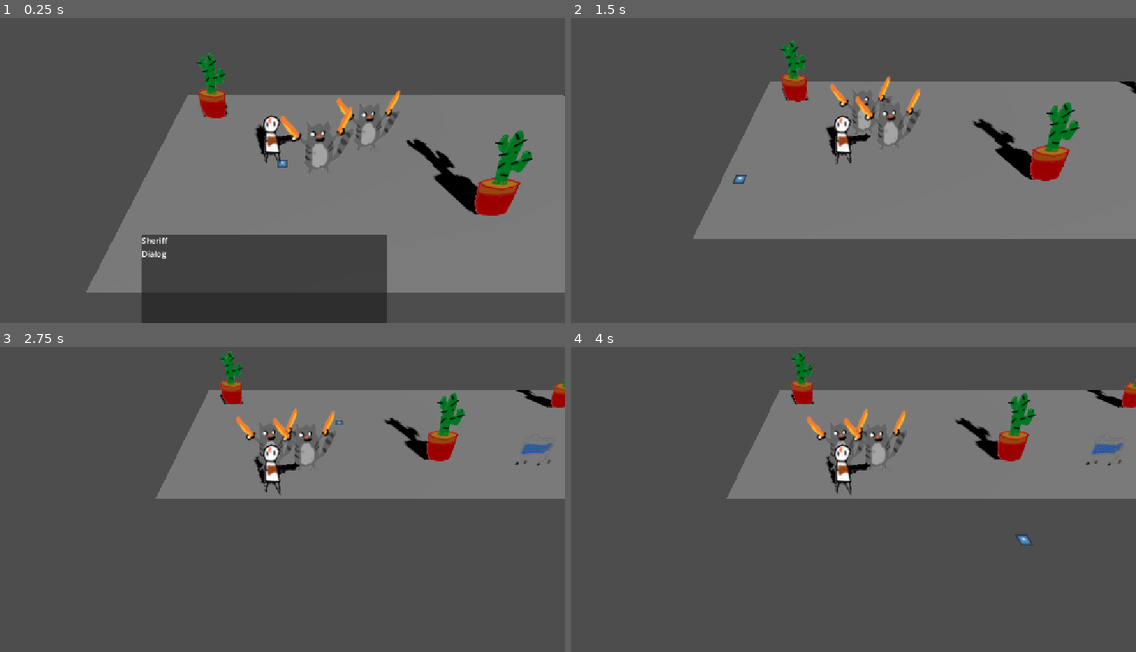
Above: before the commit, frames 1-4 (two rows, left to right).
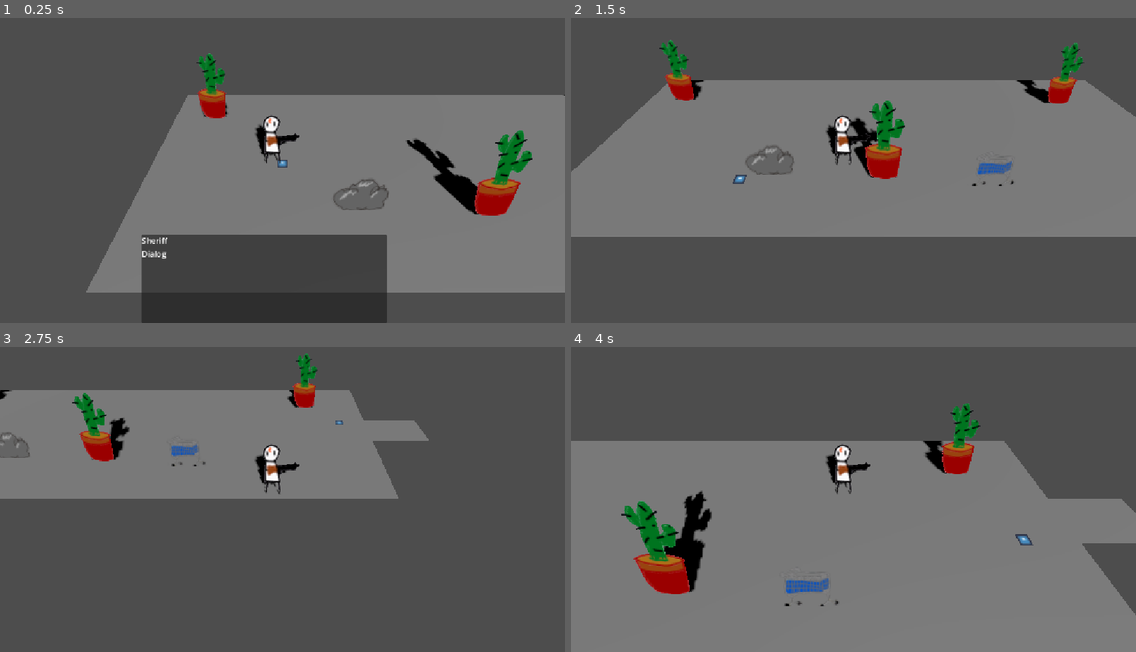
Above: after the commit, the same moments.

Repository: gmuGADIG/DEADSHOT
Game: Godot game, scene res://test_scenes/demo1/demo_a.tscn
Same seed, same stepped clock (60 frames per second), same inputs: the game is played once before the commit and once after it. This scene is started directly instead of the project's main scene. The engine's default icon, where the game draws it, is replaced by a stand-in: a white triangle on a blue panel in a dark square.
Inputs (mouse positions are in pixels of both pictures, inside the frame that each line leads up to):
- Up to frame 1 (0.25 s): no input
- Up to frame 2 (1.5 s): move the mouse to (977, 149) at 0.52 s; press the mouse at (977, 149) at 0.53 s; hold D (move_right) 0.53-1.28 s; move the mouse to (740, 179) at 1.27 s; release the mouse at (740, 179) at 1.28 s; hold S (move_down) from 1.28 s (still down); tap E (interact) at 1.35 s
- Up to frame 3 (2.75 s): move the mouse to (339, 423) at 2.02 s; release S (move_down) at 2.03 s; hold D (move_right) from 2.03 s (still down); tap Space (roll) at 2.1 s
- Up to frame 4 (4 s): move the mouse to (825, 557) at 2.77 s; release D (move_right) at 2.78 s; hold W (move_up) 2.78-3.53 s; click (825, 557) at 2.85 s; move the mouse to (1023, 542) at 3.52 s; hold A (move_left) from 3.53 s (still down); hold E (interact) from 3.53 s (still down)

The runs differ from the first frame. In frame 1, 1.3% of the frame differs, in the area x 49-71%, y 23-63%; in frame 2, 19%; in frame 3, 25%; in frame 4, 70%, in the area x 0-100%, y 1-100%.

Commit message:
Refactored cover to work with new health system

Diff:
--- a/cover/cover.gd
+++ b/cover/cover.gd
@@ -1,22 +1,4 @@
-#Kernighan Mitchell
-
 extends Node3D
 
-@export var health: float
-
-# Called when the node enters the scene tree for the first time.
-func _ready() -> void:
-	pass # Replace with function body.
-
-
-# Called every frame. 'delta' is the elapsed time since the previous frame.
-func _process(delta: float) -> void:
-	pass
-
-func hit(body: Node3D) -> void:
-	print("cover hit")
-	body.queue_free()
-	health -= 1
-	print(health)
-	if(health <= 0):
-		self.queue_free()
+func _on_killed() -> void:
+	queue_free()
--- a/cover/cover_1.tscn
+++ b/cover/cover_1.tscn
@@ -4,11 +4,13 @@
 [ext_resource type="Texture2D" uid="uid://d3sodqao5sedc" path="res://temp_art/gartic/rock.png" id="2_4f4eh"]
 
 [node name="Cover" instance=ExtResource("1_tjdp8")]
-health = 5.0
 
 [node name="CollisionShape3D" parent="." index="0"]
 transform = Transform3D(1, 0, 0, 0, 1, 0, 0, 0, 1, -0.024841309, 0, 0)
 
 [node name="Sprite3D" parent="." index="1"]
-transform = Transform3D(0.5, 0, 0, 0, 0.4330127, 0.25, 0, -0.25, 0.4330127, 0, 0.4774043, 0)
+transform = Transform3D(0.5, 0, 0, 0, 0.4330127, 0.25, 0, -0.25, 0.4330127, 0, 0.9303468, 0)
 texture = ExtResource("2_4f4eh")
+
+[node name="HealthComponent" parent="." index="2"]
+max_health = 5
--- a/cover/cover_2.tscn
+++ b/cover/cover_2.tscn
@@ -4,8 +4,10 @@
 [ext_resource type="Texture2D" uid="uid://bimo7yhk4jp3h" path="res://temp_art/gartic/shopping_cart_of_water.png" id="2_17yxj"]
 
 [node name="Cover" instance=ExtResource("1_yxvnf")]
-health = 2.0
 
 [node name="Sprite3D" parent="." index="1"]
-transform = Transform3D(0.5, 0, 0, 0, 0.4330127, 0.25, 0, -0.25, 0.4330127, 0, 0, 0)
+transform = Transform3D(0.5, 0, 0, 0, 0.4330127, 0.25, 0, -0.25, 0.4330127, 0, 0.59079444, 0)
 texture = ExtResource("2_17yxj")
+
+[node name="HealthComponent" parent="." index="2"]
+max_health = 2
--- a/cover/cover_base.tscn
+++ b/cover/cover_base.tscn
@@ -1,6 +1,8 @@
-[gd_scene load_steps=3 format=3 uid="uid://o72hyyjcmpll"]
+[gd_scene load_steps=5 format=3 uid="uid://o72hyyjcmpll"]
 
 [ext_resource type="Script" uid="uid://cb3yu5tln4q1x" path="res://cover/cover.gd" id="1_wykub"]
+[ext_resource type="Script" uid="uid://do5vs8m1law7o" path="res://systems/attacking/health/health_component.gd" id="2_wkqpv"]
+[ext_resource type="Script" uid="uid://lxg83i28nlul" path="res://systems/attacking/hurtbox/hurtbox_component.gd" id="2_wykub"]
 
 [sub_resource type="BoxShape3D" id="BoxShape3D_wykub"]
 size = Vector3(2.2208252, 1, 1)
@@ -9,7 +11,24 @@
 script = ExtResource("1_wykub")
 
 [node name="CollisionShape3D" type="CollisionShape3D" parent="."]
+transform = Transform3D(1, 0, 0, 0, 1, 0, 0, 0, 1, 0, 0.49776256, 0)
 shape = SubResource("BoxShape3D_wykub")
 
 [node name="Sprite3D" type="Sprite3D" parent="."]
 transform = Transform3D(1, 0, 0, 0, 0.8660254, 0.5, 0, -0.5, 0.8660254, 0, 0, 0)
+
+[node name="HealthComponent" type="Node" parent="."]
+script = ExtResource("2_wkqpv")
+metadata/_custom_type_script = "uid://do5vs8m1law7o"
+
+[node name="HurtboxComponent" type="Area3D" parent="." node_paths=PackedStringArray("health_component")]
+script = ExtResource("2_wykub")
+health_component = NodePath("../HealthComponent")
+allowed_damage_sources = Array[int]([0, 1])
+metadata/_custom_type_script = "uid://lxg83i28nlul"
+
+[node name="CollisionShape3D" type="CollisionShape3D" parent="HurtboxComponent"]
+transform = Transform3D(1, 0, 0, 0, 1, 0, 0, 0, 1, 0, 0.49776256, 0)
+shape = SubResource("BoxShape3D_wykub")
+
+[connection signal="killed" from="HealthComponent" to="." method="_on_killed"]
--- a/test_scenes/demo1/demo_a.tscn
+++ b/test_scenes/demo1/demo_a.tscn
@@ -1,12 +1,11 @@
-[gd_scene load_steps=7 format=3 uid="uid://btuw2i28k0axl"]
+[gd_scene load_steps=8 format=3 uid="uid://btuw2i28k0axl"]
 
 [ext_resource type="PackedScene" uid="uid://bk60c4813t663" path="res://world/levels/level_base.tscn" id="1_p0tjl"]
 [ext_resource type="Curve3D" uid="uid://bocr00x5o6up7" path="res://test_scenes/demo1/curve_a.tres" id="2_hxoc3"]
 [ext_resource type="Texture2D" uid="uid://cjbsq7rk6r3h4" path="res://temp_art/gartic/cactus.png" id="2_yl5fl"]
-[ext_resource type="PackedScene" uid="uid://c8a3ul47e6b2y" path="res://cover/cover_1.tscn" id="4_hxoc3"]
-[ext_resource type="PackedScene" uid="uid://dxdkwdigtcn43" path="res://world/enemy/test/enemy_test.tscn" id="4_hxoc3"]
 [ext_resource type="PackedScene" uid="uid://rberd5xw8srm" path="res://world/transitions/transition.tscn" id="4_yl5fl"]
 [ext_resource type="PackedScene" uid="uid://c2bxn6p802s68" path="res://cover/cover_2.tscn" id="5_lkd7d"]
+[ext_resource type="PackedScene" uid="uid://c8a3ul47e6b2y" path="res://cover/cover_1.tscn" id="6_7mnxm"]
 
 [sub_resource type="NavigationMesh" id="NavigationMesh_yl5fl"]
 vertices = PackedVector3Array(17.5, 0.48999983, 1.75, 20.25, 0.48999983, 1.25, 20.25, 0.48999983, 0.75, 17.5, 0.48999983, 0.25, 17.25, 0.48999983, -3.25, -7.25, 0.48999983, -3.25, -7.25, 0.48999983, 5.25, -6.75, 0.48999983, 5.5, 16.75, 0.48999983, 5.5, 17.5, 0.48999983, 5.25)
@@ -28,25 +27,23 @@
 [node name="Right" type="Marker3D" parent="EntryPoints" index="0"]
 transform = Transform3D(1, 0, 0, 0, 1, 0, 0, 0, 1, 16.214909, 0, 0.96318436)
 
-[node name="Cover" parent="." index="5" instance=ExtResource("4_hxoc3")]
-transform = Transform3D(1, 0, 0, 0, 1, 0, 0, 0, 1, 0.5492904, 0.6311088, 2.9135442)
-
-[node name="Cover2" parent="." index="6" instance=ExtResource("5_lkd7d")]
-transform = Transform3D(1, 0, 0, 0, 1, 0, 0, 0, 1, 8.76658, 0.69281995, 3.6724815)
 [node name="World#Cactus" type="Sprite3D" parent="." index="3"]
 transform = Transform3D(1, 0, 0, 0, 0.866025, 0.5, 0, -0.5, 0.866025, -6.08085, 1.35212, -2.54946)
 alpha_cut = 1
 texture = ExtResource("2_yl5fl")
 
-[node name="EnemyTest" parent="." index="4" instance=ExtResource("4_hxoc3")]
-transform = Transform3D(1, 0, 0, 0, 1, 0, 0, 0, 1, 3.065703, 0.21243535, -0.2136469)
-
-[node name="World#Cactus2" type="Sprite3D" parent="." index="5"]
+[node name="World#Cactus2" type="Sprite3D" parent="." index="4"]
 transform = Transform3D(1, 0, 0, 0, 0.866025, 0.5, 0, -0.5, 0.866025, 4.52835, 1.35212, 2.91099)
 alpha_cut = 1
 texture = ExtResource("2_yl5fl")
 
-[node name="World#Cactus3" type="Sprite3D" parent="." index="6"]
+[node name="World#Cactus3" type="Sprite3D" parent="." index="5"]
 transform = Transform3D(1, 0, 0, 0, 0.866025, 0.5, 0, -0.5, 0.866025, 14.5163, 1.35212, -2.19461)
 alpha_cut = 1
 texture = ExtResource("2_yl5fl")
+
+[node name="Cover" parent="." index="8" instance=ExtResource("6_7mnxm")]
+transform = Transform3D(1, 0, 0, 0, 1, 0, 0, 0, 1, 0.07013404, 0, 2.9305902)
+
+[node name="Cover2" parent="." index="9" instance=ExtResource("5_lkd7d")]
+transform = Transform3D(1, 0, 0, 0, 1, 0, 0, 0, 1, 8.767, 0, 3.672)
